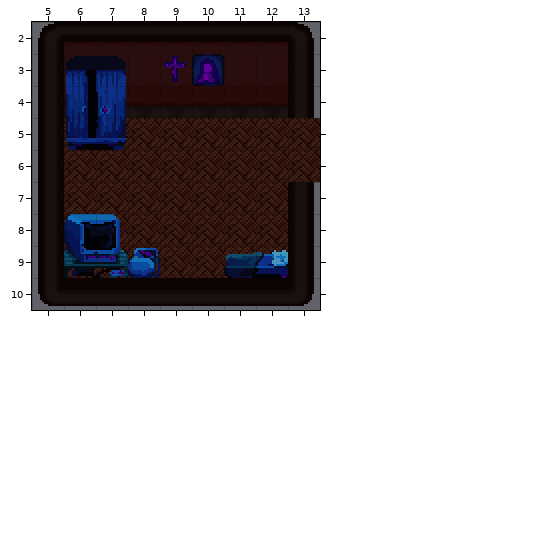
Tiled map, stored at game/assets/tiles/bedroom.tmx. The picture above is the old version.
Cells are 16x16 px. Shown: x 5..13, y 2..10.
Now the later version:
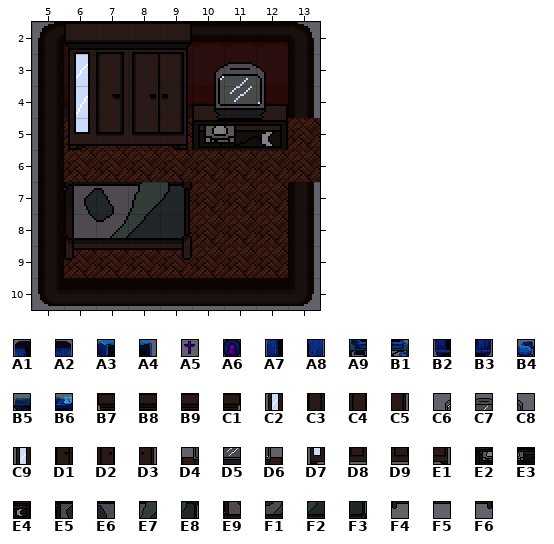
Key: from "bedroom_tileset": A1 14, A2 15, A3 19, A4 20, A5 23, A6 24, A7 27, A8 28, A9 32, B1 33, B2 40, B3 41, B4 43, B5 49, B6 50; from "furniture_tileset": B7 0, B8 1, B9 2, C1 3, C2 31, C3 32, C4 33, C5 34, C6 36, C7 37, C8 38, C9 62, D1 63, D2 64, D3 65, D4 67, D5 68, D6 69, D7 93, D8 94, D9 95, E1 96, E2 98, E3 99, E4 100, E5 155, E6 156, E7 157, E8 158, E9 186, F1 187, F2 188, F3 189, F4 217, F5 218, F6 220.
__ is an empty cell.
Change:
Layer "Tile Layer 2":
Tile B7 is added in row 2 at x 6.
Tile B8 is added in row 2 at x 7.
Tile B9 is added in row 2 at x 8.
Tile C1 is added in row 2 at x 9.
Tile C2 replaces tile A1 in row 3 at x 6.
Tile C3 replaces tile A2 in row 3 at x 7.
Tile C4 is added in row 3 at x 8.
Tile C5 replaces tile A5 in row 3 at x 9.
Tile C6 replaces tile A6 in row 3 at x 10.
Tile C7 is added in row 3 at x 11.
Tile C8 is added in row 3 at x 12.
Tile C9 replaces tile A7 in row 4 at x 6.
Tile D1 replaces tile A8 in row 4 at x 7.
Tile D2 is added in row 4 at x 8.
Tile D3 is added in row 4 at x 9.
Tile D4 is added in row 4 at x 10.
Tile D5 is added in row 4 at x 11.
Tile D6 is added in row 4 at x 12.
Tile D7 replaces tile B2 in row 5 at x 6.
Tile D8 replaces tile B3 in row 5 at x 7.
Tile D9 is added in row 5 at x 8.
Tile E1 is added in row 5 at x 9.
Tile E2 is added in row 5 at x 10.
Tile E3 is added in row 5 at x 11.
Tile E4 is added in row 5 at x 12.
Tile E5 is added in row 7 at x 6.
Tile E6 is added in row 7 at x 7.
Tile E7 is added in row 7 at x 8.
Tile E8 is added in row 7 at x 9.
Tile E9 replaces tile A3 in row 8 at x 6.
Tile F1 replaces tile A4 in row 8 at x 7.
Tile F2 is added in row 8 at x 8.
Tile F3 is added in row 8 at x 9.
Tile F4 replaces tile A9 in row 9 at x 6.
Tile F5 replaces tile B1 in row 9 at x 7.
Tile F5 replaces tile B4 in row 9 at x 8.
Tile F6 is added in row 9 at x 9.
Tile B5 is removed in row 9 at x 11.
Tile B6 is removed in row 9 at x 12.
Boxes around the changes in both pictures, in picture pixels (x1, y1, x2, y2):
changed: (64, 22, 288, 150)
changed: (64, 182, 192, 278)
removed: (224, 250, 288, 278)
